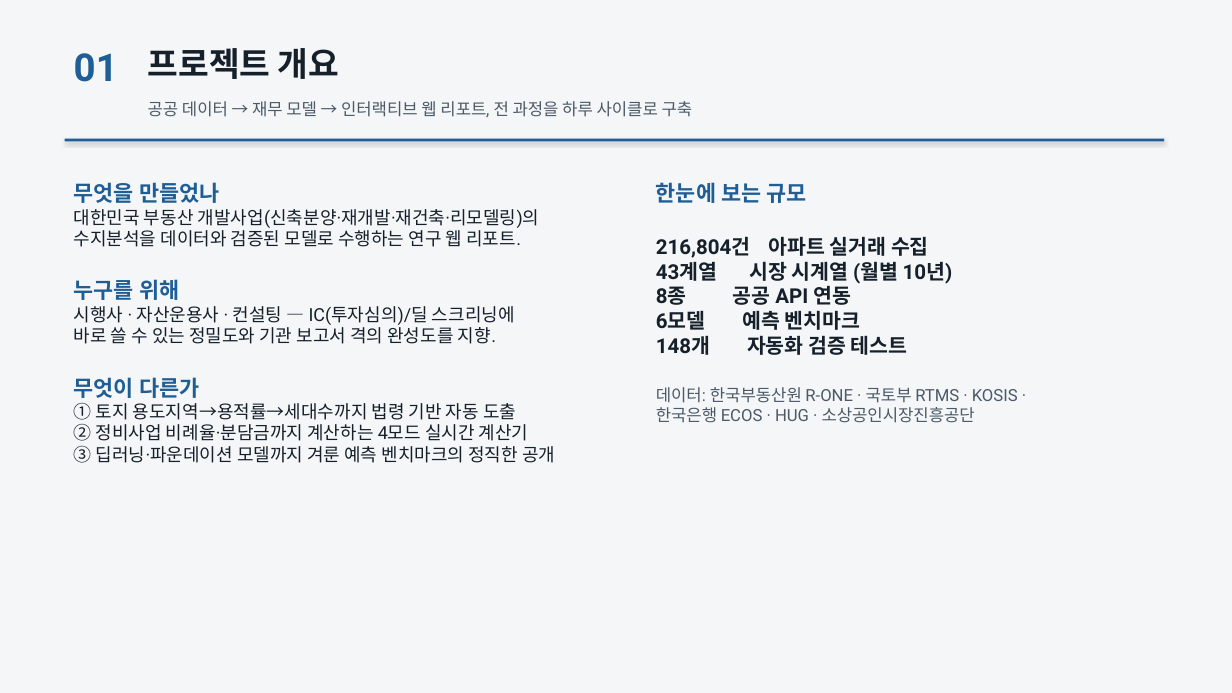
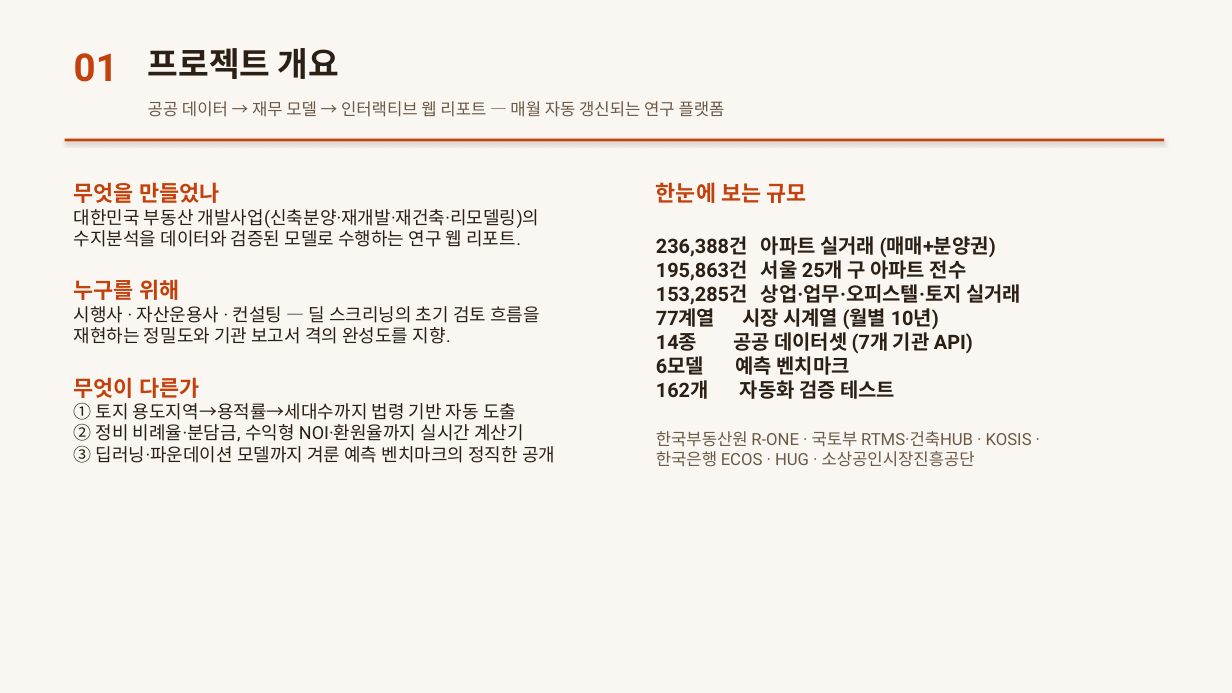
Before and after one commit to yooooonjae/suji, a slide deck: slide 2 of 포트폴리오/수지_부동산수지분석_포트폴리오.pptx. Drawn at 1232x693 pixels with LibreOffice and Linux fonts; fonts in the diff are those of the drawing. Boxes give left, top, right and bottom in pixels: in the first picture for what was removed or moved away, otherwise in the second. Text is boxed around its words. In the diff, an @@ line names an element or a change of style, - is before the commit and + after.

Commit message:
docs: 포트폴리오 PPT v2 — 주황 브랜드·162테스트·14종·수익형·검증체계·서울25구 반영

```diff
--- a/포트폴리오/수지_부동산수지분석_포트폴리오.pptx
+++ b/포트폴리오/수지_부동산수지분석_포트폴리오.pptx
@@ background #F4F6F8 to #FAF7F2 @@
@@ text "01" at box(74, 53, 118, 82): text colour #1E5D95 to #C2410C @@
@@ text "프로젝트 개요" at box(148, 48, 339, 79): text colour #16202B to #2B2016 @@
@@ text at box(148, 101, 725, 117): text changed; text colour #4C5A68 to #6B5A49 @@
-공공 데이터 → 재무 모델 → 인터랙티브 웹 리포트, 전 과정을 하루 사이클로 구축
+공공 데이터 → 재무 모델 → 인터랙티브 웹 리포트 — 매월 자동 갱신되는 연구 플랫폼
@@ rectangle at box(65, 139, 1165, 141): fill #1E5D95 to #C2410C @@
@@ text at box(74, 182, 555, 463): text colour #1E5D95 to #C2410C in "무엇을 만들었나", "누구를 위해", "무엇이 다른가"; text colour #16202B to #2B2016 in "대한민국 부동산 개발사업(신축분양·재개발·재건축·리모델링)의", "수지분석을 데이터와 검증된 모델로 수행하는 연구 웹 ...", "① 토지 용도지역→용적률→세대수까지 법령 기반 자동 도출", "③ 딥러닝·파운데이션 모델까지 겨룬 예측 벤치마크의 정직한 ..." @@
@@ text at box(656, 182, 975, 467): text colour #1E5D95 to #C2410C in "한눈에 보는 규모"; size 16 to 15.5 pt, text colour #16202B to #2B2016 in "6모델 예측 벤치마크"; text colour #4C5A68 to #6B5A49 in "한국은행 ECOS · HUG · 소상공인시장진흥공단" @@
@@ text at box(656, 236, 1021, 353): text changed; size 16 to 15.5 pt; text colour #16202B to #2B2016 @@
-216,804건 아파트 실거래 수집
-43계열 시장 시계열 (월별 10년)
-8종 공공 API 연동
+236,388건 아파트 실거래 (매매+분양권)
+195,863건 서울 25개 구 아파트 전수
+153,285건 상업·업무·오피스텔·토지 실거래
+77계열 시장 시계열 (월별 10년)
+14종 공공 데이터셋 (7개 기관 API)
@@ text at box(74, 306, 540, 344): text changed; text colour #16202B to #2B2016 @@
-시행사 · 자산운용사 · 컨설팅 — IC(투자심의)/딜 스크리닝에
-바로 쓸 수 있는 정밀도와 기관 보고서 격의 완성도를 지향.
+시행사 · 자산운용사 · 컨설팅 — 딜 스크리닝의 초기 검토 흐름을
+재현하는 정밀도와 기관 보고서 격의 완성도를 지향.
@@ text at box(656, 380, 1032, 447): text changed; text colour #4C5A68 to #6B5A49 @@
-148개 자동화 검증 테스트
-데이터: 한국부동산원 R-ONE · 국토부 RTMS · KOSIS ·
+162개 자동화 검증 테스트
+한국부동산원 R-ONE · 국토부 RTMS·건축HUB · KOSIS ·
@@ text at box(74, 424, 524, 442): text changed; text colour #16202B to #2B2016 @@
-② 정비사업 비례율·분담금까지 계산하는 4모드 실시간 계산기
+② 정비 비례율·분담금, 수익형 NOI·환원율까지 실시간 계산기
```
Also in this commit, not shown: 8 other slides changed, 6 other files.
